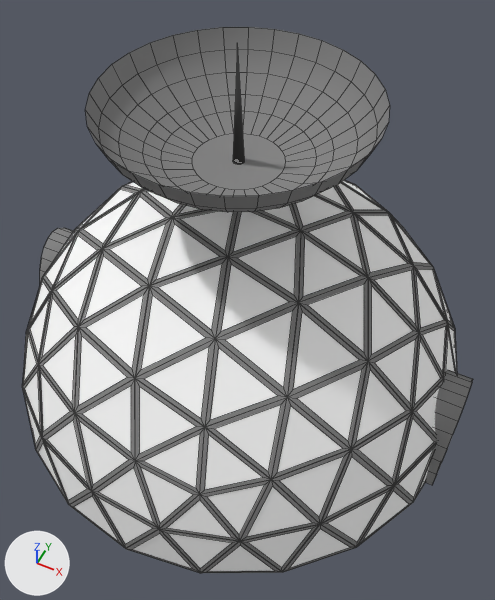
Renders of the Blender file blendermodels/research_station.blend from each side of a commit.
Rendered twice from a camera (50 mm lens) standing at (4.54, -8.73, 13.32) and looking at (0.53, -0.71, 3.3). Lighting does not change. The marker at lower left points along +X, +Y and +Z. Mesh edges are drawn as thin lines.

Objects in the first picture: 'Framework', 'Glass.001'.
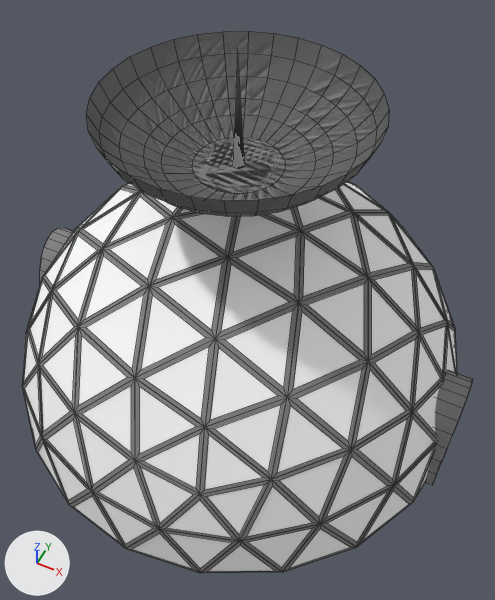
Changed parts and their boxes (x1, y1, x2, y2) in the pictures (495 x 600 px):
```json
{"object": "Framework", "change": "reshaped", "before": [22, 27, 473, 573], "after": [22, 181, 473, 573], "on screen": "28% shorter"}
{"object": "Antenna", "change": "added", "after": [86, 31, 389, 216]}
{"part": 1, "of": "me_framework", "change": "deleted", "before": [85, 27, 390, 212]}
```

Edits to the scene script, one JSON object a line:
```json
{"block": "me_framework", "where": "me_framework.from_pydata(...)  # 1024 vertices, 774 faces, 28 loose edges; spans x -5.01..5.01, y 0.0..8.17, z -5.01..5.01"}
{"block": "me_framework", "where": "# used by ob_framework; location = (0.0, 0.0, 0.0); rotation_euler = (1.571, 0.0, 0.0), in degrees (90, 0, 0)"}
{"block": "me_framework", "change": "me_framework part 1: the loose piece of 192 vertices spanning x -2.44..2.44, y 5.99..7.2, z -2.44..2.44 is deleted"}
{"op": "add", "block": "me_framework_001", "code": ["me_framework_001 = bpy.data.meshes.new('Framework.001')", "me_framework_001.from_pydata(...)  # 513 vertices, 421 faces; spans x -2.44..2.44, y 0.01..3.19, z -2.44..2.44", "me_framework_001.polygons.foreach_set('use_smooth', [True] * 421)", "me_framework_001.materials.append(mat_steel)  # grey #888888"]}
{"op": "add", "block": "ob_antenna", "code": ["ob_antenna = bpy.data.objects.new('Antenna', me_framework_001)", "ob_antenna.location = (0.0, 0.0, 4.9)", "ob_antenna.rotation_euler = (1.571, 0.0, 0.0)  # degrees (90, 0, 0)"]}
```
